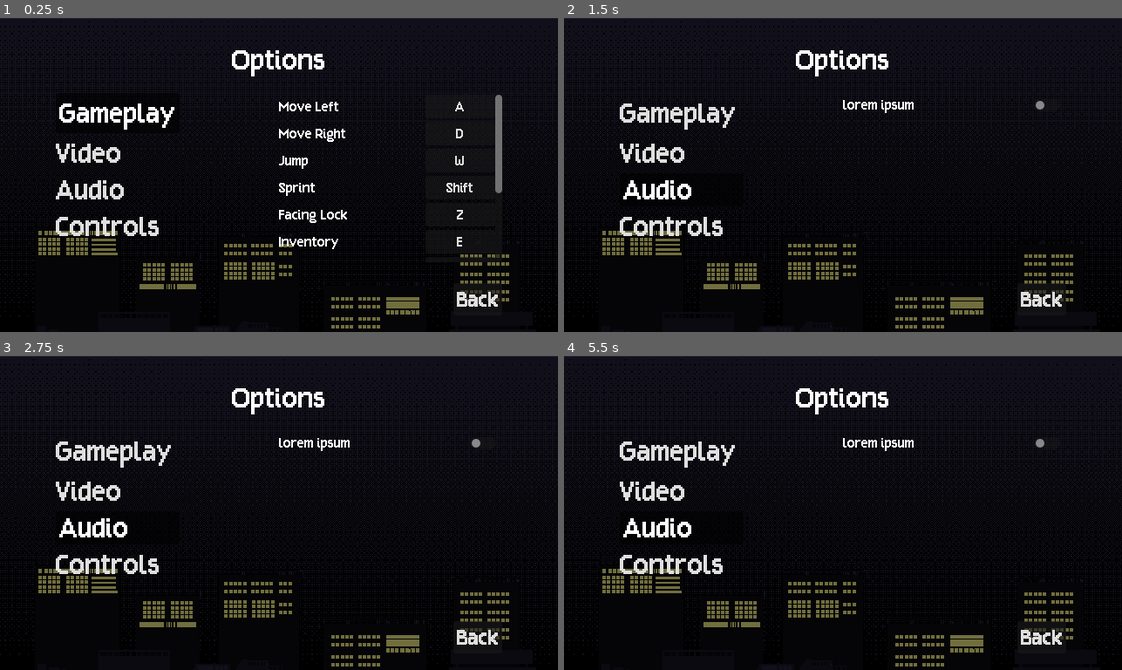
Above: before the commit, frames 1-4 (two rows, left to right).
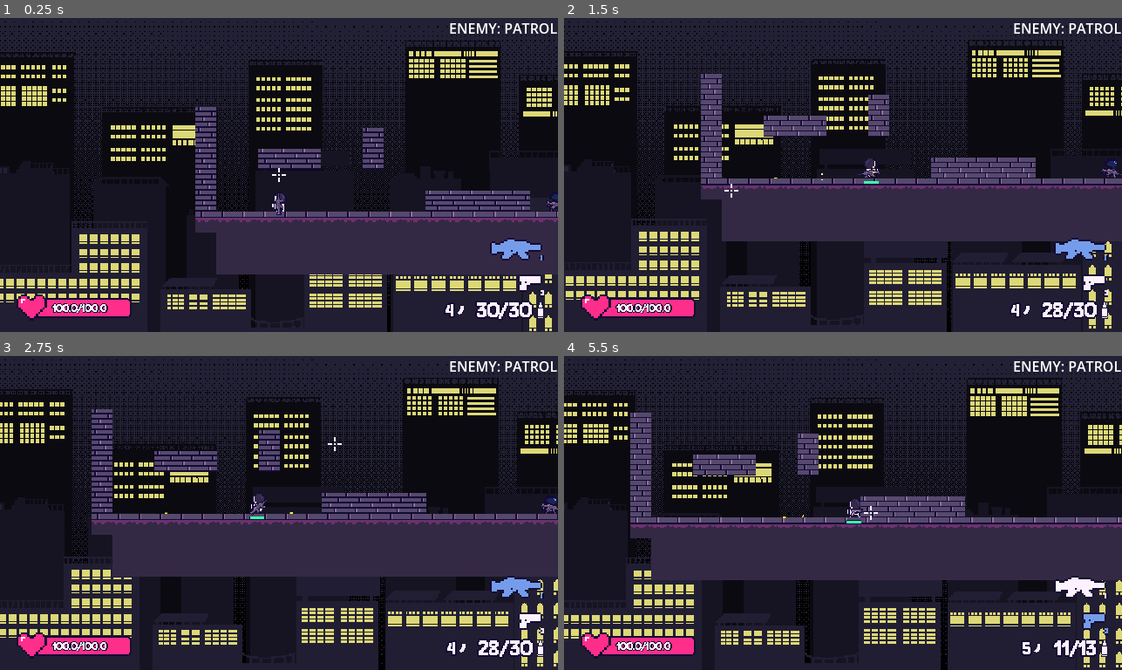
Above: after the commit, the same moments.

Repository: kyteidev/rogueshot
Game: Godot game, scene res://scenes/game_debug.tscn
Two runs of this game, one before a commit and one after it. Both use one fixed random seed, a clock stepped at 60 frames per second and the inputs below. Before the commit the project starts from res://scenes/menus/options_menu.tscn.
Inputs (mouse positions are in pixels of both pictures, inside the frame that each line leads up to):
- Up to frame 1 (0.25 s): no input
- Up to frame 2 (1.5 s): tap Enter at 0.5 s; move the mouse to (965, 159) at 0.52 s; hold Z (player_facing_lock) 0.53-1.28 s; hold D (player_right) from 0.53 s (still down); click (965, 159) at 0.67 s; tap W (player_jump) at 0.77 s; move the mouse to (731, 190) at 1.27 s; click (731, 190) at 1.35 s
- Up to frame 3 (2.75 s): tap W (player_jump) at 1.52 s; move the mouse to (334, 443) at 2.02 s; release D (player_right) at 2.03 s; hold A (player_left) from 2.03 s (still down); hold Shift (player_sprint) from 2.03 s (still down)
- Up to frame 4 (5.5 s): move the mouse to (815, 575) at 2.77 s; release A (player_left) at 2.78 s; release Shift (player_sprint) at 2.78 s; hold D (player_right) 2.78-4.28 s; tap Q (weapon_cycle) at 2.85 s; click (815, 575) at 2.92 s; tap W (player_jump) at 3.02, 3.77, 4.52 s; move the mouse to (1010, 560) at 3.52 s; tap 1 (weapon_primary) at 3.6 s; move the mouse to (675, 465) at 4.27 s; hold A (player_left) 4.28-5.03 s; tap 2 (weapon_secondary) at 4.35 s; move the mouse to (870, 513) at 5.02 s; hold D (player_right) from 5.03 s (still down); hold Z (player_facing_lock) from 5.03 s (still down); click (870, 513) at 5.17 s

The runs differ from the first frame. In frame 1, 70% of the frame differs, in the area x 0-100%, y 0-100%; in frame 2, 74%; in frame 3, 74%; in frame 4, 74%.

Commit message:
revert temporary changes made while developing options menu

Diff:
--- a/project.godot
+++ b/project.godot
@@ -11,7 +11,7 @@
 [application]
 
 config/name="rogueshot"
-run/main_scene="uid://dwlmlmommt8te"
+run/main_scene="uid://br1bl3uquyddo"
 config/features=PackedStringArray("4.7", "Forward Plus")
 config/icon="res://icon.svg"
 
--- a/scenes/menus/options_menu.tscn
+++ b/scenes/menus/options_menu.tscn
@@ -167,7 +167,6 @@
 offset_bottom = 280.0
 
 [node name="Gameplay" type="Control" parent="TabsContainer" unique_id=199546014]
-visible = false
 layout_mode = 2
 size_flags_vertical = 3
 
@@ -256,6 +255,7 @@
 layout_mode = 2
 
 [node name="Controls" type="Control" parent="TabsContainer" unique_id=402162721]
+visible = false
 layout_mode = 2
 size_flags_vertical = 3
 
